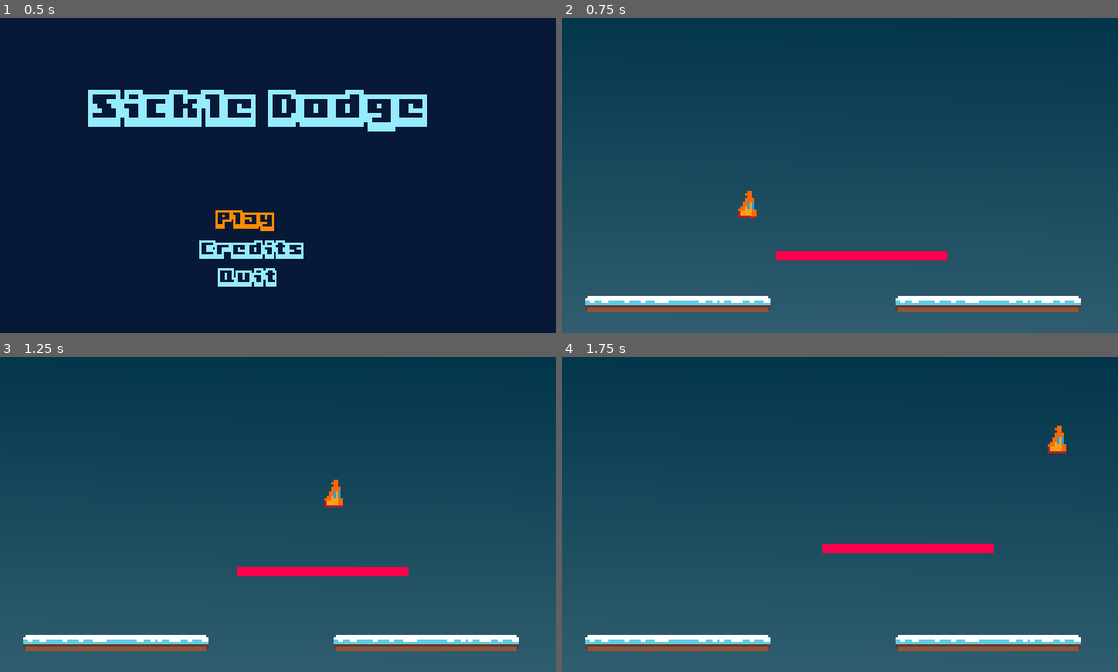
Above: before the commit, frames 1-4 (two rows, left to right).
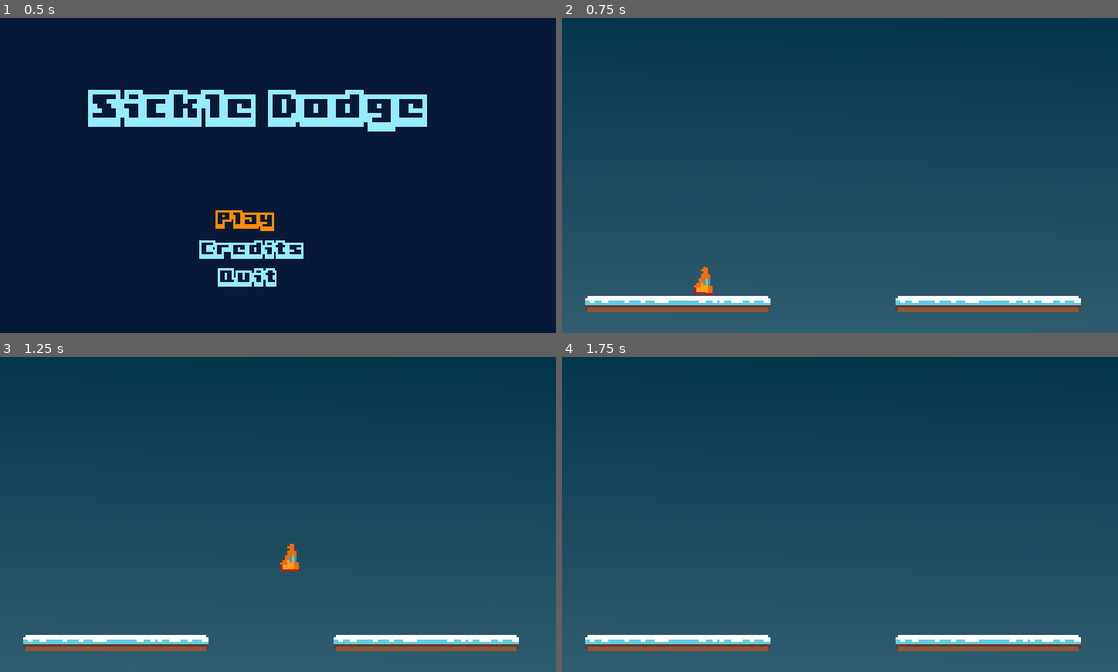
Above: after the commit, the same moments.

Repository: sugarvoid/winter-break-jam
Game: Godot game, scene res://game/menu/title_menu.tscn
Two runs of this game, one before a commit and one after it. Both use one fixed random seed, a clock stepped at 60 frames per second and the inputs below.
Inputs:
- Up to frame 1 (0.5 s): no input
- Up to frame 2 (0.75 s): tap Enter (ui_accept) at 0.5, 0.6 s; hold D (move_right) from 0.53 s (still down)
- Up to frame 3 (1.25 s): keep holding D (move_right); tap W (jump) at 0.77 s
- Up to frame 4 (1.75 s): keep holding D (move_right); tap Space (dash) at 1.35 s; tap W (jump) at 1.52 s; tap Enter (ui_accept) at 1.55 s

Frame 1 is identical in both runs. In frame 2, 1.3% of the frame differs, in the area x 23-70%, y 54-88%; in frame 3, 1.2%; in frame 4, 1.1%.

Commit message:
Add quick restart after game over

Diff:
--- a/game/danger_object/wave/sickle_wave.gd
+++ b/game/danger_object/wave/sickle_wave.gd
@@ -5,7 +5,6 @@
 onready var hazards: Node2D = get_node("Hazards")
 
 var child_speed: int = 100
-
 
 func _ready():
 	child_checker.connect("timeout", self, "_check_for_children")
--- a/game/effect_container.gd
+++ b/game/effect_container.gd
@@ -1,15 +1,5 @@
 class_name EffectContainer
 extends Node2D
-
-
-
-
-
-# Called when the node enters the scene tree for the first time.
-func _ready():
-	pass # Replace with function body.
-
-
 
 
 func add_effect_to_screen(effect: PackedScene, pos: Vector2) -> void:
--- a/game/game.gd
+++ b/game/game.gd
@@ -1,5 +1,6 @@
 extends Node2D
 
+### const p_Player: PackedScene = preload("res://game/player/player.tscn")
 
 onready var player: Player = get_node("Player")
 onready var kill_zone: Area2D = get_node("KillZone")
@@ -7,7 +8,7 @@
 onready var gamer_timer: Timer = get_node("GameTimer")
 onready var static_platform_left: Platform = get_node("StaticPlatformLeft")
 onready var static_platform_right: Platform = get_node("StaticPlatformRight")
-onready var hazard_manager = get_node("HazardManager")
+onready var hazard_manager: HazardManager = get_node("HazardManager")
 onready var start_delay_timer: Timer = get_node("StartDelay")
 
 
@@ -16,6 +17,11 @@
 
 func _ready():
 	_connection_child_signals()
+	_set_up_new_game()
+
+func _set_up_new_game() -> void:
+	self.is_game_over = false
+	_spawn_player()
 
 	static_platform_left.is_frozen = true
 	static_platform_right.is_frozen = true
@@ -23,34 +29,36 @@
 	_start_level()
 
 func _spawn_player() -> void:
-	pass
+	self.player.global_position = $PlayerSpawnPoint.global_position
+
 
 func _process(delta):
 	pass
+
+func _input(event):
+	if self.is_game_over:
+		if event.is_action_released("restart"):
+			get_tree().change_scene("res://game/game.tscn")
+			#_set_up_new_game()
 
 func _start_level() -> void:
 	if !is_game_over: # Prevents chrashing if player jumps of level before game startss
 		self.gamer_timer.start(1)
 		self.hazard_manager.start_timers()
 
-
 func _respawn_player(_body: Node) -> void:
-#	if self.player.hp > 0:
-#		self.player.global_position = $PlayerSpawnPoint.global_position
-#		print("respawning player.")
-
 	_game_over()
 
 func _tick() -> void:
 	if !is_game_over:
 		seconds_in += 1
 		print(str('tick ', seconds_in))
-		$HazardManager.spawn_hazard(seconds_in)
+		self.hazard_manager.spawn_hazard(seconds_in)
 
 func _remove_hazards() -> void:
 	self.is_game_over = true
-	self.call_deferred("remove_child", $HazardManager)# remove_child($HazardManager)
-	$HazardManager.queue_free()
+	self.hazard_manager.reset_self()
+
 
 func _connection_child_signals() -> void:
 	self.start_delay_timer.connect("timeout", self, "_start_level")
--- a/game/game.tscn
+++ b/game/game.tscn
@@ -1,10 +1,9 @@
-[gd_scene load_steps=9 format=2]
+[gd_scene load_steps=8 format=2]
 
 [ext_resource path="res://game/platform/static_platform.tscn" type="PackedScene" id=1]
 [ext_resource path="res://game/player/player.tscn" type="PackedScene" id=2]
 [ext_resource path="res://game/game.gd" type="Script" id=3]
 [ext_resource path="res://game/level/kill_zone.tscn" type="PackedScene" id=4]
-[ext_resource path="res://game/platform/moving_platform.tscn" type="PackedScene" id=5]
 [ext_resource path="res://game/manager/hazard_manager/hazard_manager.tscn" type="PackedScene" id=6]
 [ext_resource path="res://game/effect_container.gd" type="Script" id=7]
 [ext_resource path="res://game/level/TEMP_background.png" type="Texture" id=8]
@@ -34,11 +33,7 @@
 position = Vector2( 50, 100 )
 
 [node name="OffScreenPos" type="Position2D" parent="."]
-position = Vector2( -34, 25 )
-
-[node name="MovingPlatform" parent="." instance=ExtResource( 5 )]
-position = Vector2( 126, 106 )
-motion/sync_to_physics = false
+position = Vector2( -18, -19 )
 
 [node name="HazardManager" parent="." instance=ExtResource( 6 )]
 
--- a/game/manager/hazard_manager/hazard_manager.gd
+++ b/game/manager/hazard_manager/hazard_manager.gd
@@ -1,3 +1,4 @@
+class_name HazardManager
 extends Node2D
 
 onready var single_sickle_left_timer: Timer = get_node("SickleLeft")
@@ -21,7 +22,6 @@
 	single_sickle_left_timer.connect("timeout", self, "_on_left_timeout")
 	single_sickle_right_timer.connect("timeout", self, "_on_right_timeout")
 
-	pass
 
 func start_timers() -> void:
 	single_sickle_left_timer.start(self.left_timer)
@@ -33,6 +33,10 @@
 	new_sickle.rotation_d = dir
 	new_sickle.global_position = pos
 	self.call_deferred("add_child", new_sickle)
+
+func reset_self() -> void:
+	single_sickle_left_timer.stop()
+	single_sickle_right_timer.stop()
 
 func _spawn_wave(wave: PackedScene) -> void:
 	var new_wave = wave.instance()
--- a/game/menu/title_menu.gd
+++ b/game/menu/title_menu.gd
@@ -1,6 +1,9 @@
 extends Control
 
 const DEFAULT_COLOR: Color = Color("96ecff")
+const HIGHLIGHT_COLOR: Color = Color.darkorange
+
+onready var option_list: Control = get_node("Options")
 
 var selected_option: int = 0
 var is_credits_showing: bool = false
@@ -13,8 +16,6 @@
 	if !is_credits_showing:
 		if Input.is_action_just_released("ui_accept"):
 			_make_selection(self.selected_option)
-			print(selected_option)
-			# get_tree().change_scene("res://game/game.tscn")
 		if Input.is_action_just_pressed("ui_up"):
 			_move_up()
 			_highlight_selected_option()
@@ -28,12 +29,11 @@
 
 func _make_selection(n: int) -> void:
 	match(n):
-		0:
+		0: # Play
 			get_tree().change_scene("res://game/game.tscn")
-		1:
-			# Show Credits
+		1: # Credits
 			pass
-		2:
+		2: # Quit
 			get_tree().quit()
 
 func _move_up() -> void:
@@ -49,7 +49,7 @@
 		selected_option += 1
 
 func _highlight_selected_option() -> void:
-	for l in $Options.get_children():
+	for l in option_list.get_children():
 		l.set("custom_colors/font_color", DEFAULT_COLOR)
 
-	$Options.get_child(self.selected_option).set("custom_colors/font_color", Color.darkorange)
+	option_list.get_child(self.selected_option).set("custom_colors/font_color", HIGHLIGHT_COLOR)
--- a/project.godot
+++ b/project.godot
@@ -20,6 +20,11 @@
 "path": "res://game/effect_container.gd"
 }, {
 "base": "Node2D",
+"class": "HazardManager",
+"language": "GDScript",
+"path": "res://game/manager/hazard_manager/hazard_manager.gd"
+}, {
+"base": "Node2D",
 "class": "Platform",
 "language": "GDScript",
 "path": "res://game/platform/platform.gd"
@@ -32,6 +37,7 @@
 _global_script_class_icons={
 "DangerObject": "",
 "EffectContainer": "",
+"HazardManager": "",
 "Platform": "",
 "Player": ""
 }
@@ -118,6 +124,11 @@
 "events": [ Object(InputEventKey,"resource_local_to_scene":false,"resource_name":"","device":0,"alt":false,"shift":false,"control":false,"meta":false,"command":false,"pressed":false,"scancode":0,"physical_scancode":32,"unicode":0,"echo":false,"script":null)
  ]
 }
+restart={
+"deadzone": 0.5,
+"events": [ Object(InputEventKey,"resource_local_to_scene":false,"resource_name":"","device":0,"alt":false,"shift":false,"control":false,"meta":false,"command":false,"pressed":false,"scancode":0,"physical_scancode":82,"unicode":0,"echo":false,"script":null)
+ ]
+}
 
 [layer_names]
 
Not shown, changed: README.md
